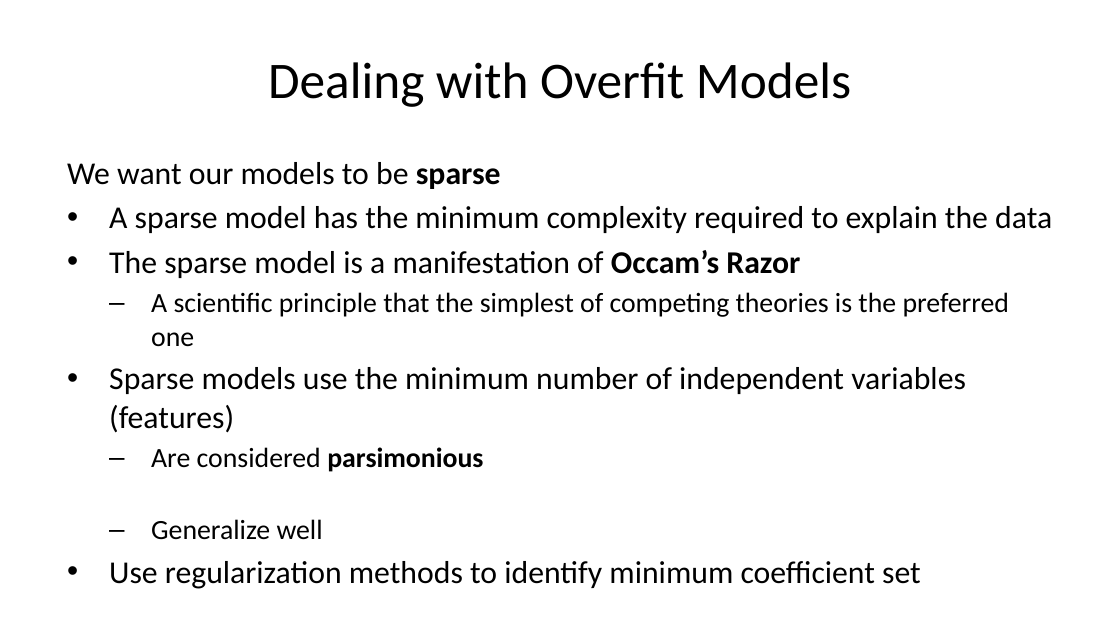
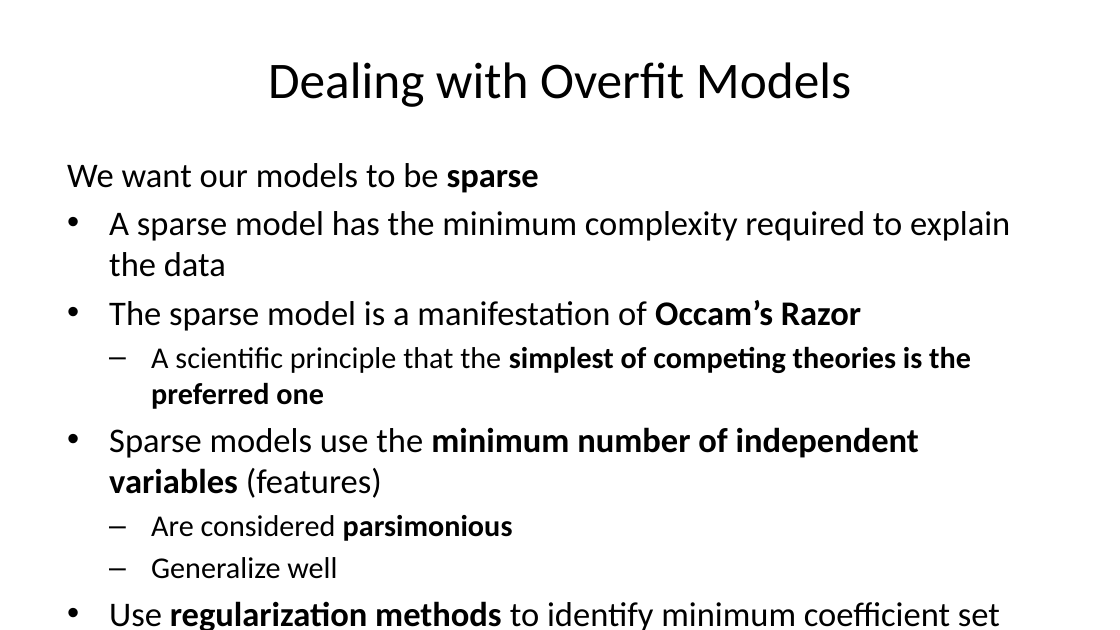
Before and after one commit to StephenElston/CSCI-E-83, a slide deck: slide 9 of LectureSlides/10_ModelsInHighDimensions.pptx. Drawn at 1120x630 pixels with LibreOffice and Linux fonts; fonts in the diff are those of the drawing. Boxes give left, top, right and bottom in pixels: in the first picture for what was removed or moved away, otherwise in the second. Text is boxed around its words. In the diff, an @@ line names an element or a change of style, - is before the commit and + after.

```diff
--- a/LectureSlides/10_ModelsInHighDimensions.pptx
+++ b/LectureSlides/10_ModelsInHighDimensions.pptx
@@ text "We want our models to ..." at (x1=67, y1=163, x2=1010, y2=630): size 20.4 to 22.2 pt in "We want our models to be sparse", "A sparse model has the minimum complexity ...", "The sparse model is a manifestation of ...", "Sparse models use the minimum number of ..." and 1 more places; size 17.9 to 19.4 pt in "A scientific principle that the simplest of ...", "Are considered parsimonious", "Generalize well"; bold on in "simplest of competing theories is the preferred ...", "minimum number of independent variables", "regularization methods" @@
```
Also in this commit, not shown: 3 other slides changed.
